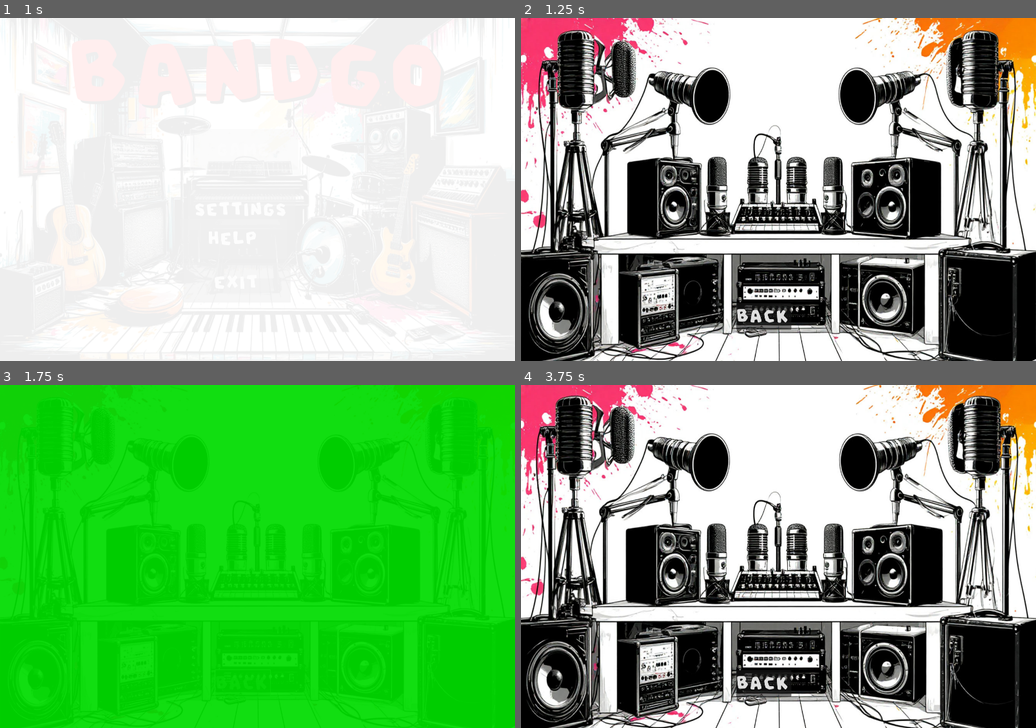
Above: before the commit, frames 1-4 (two rows, left to right).
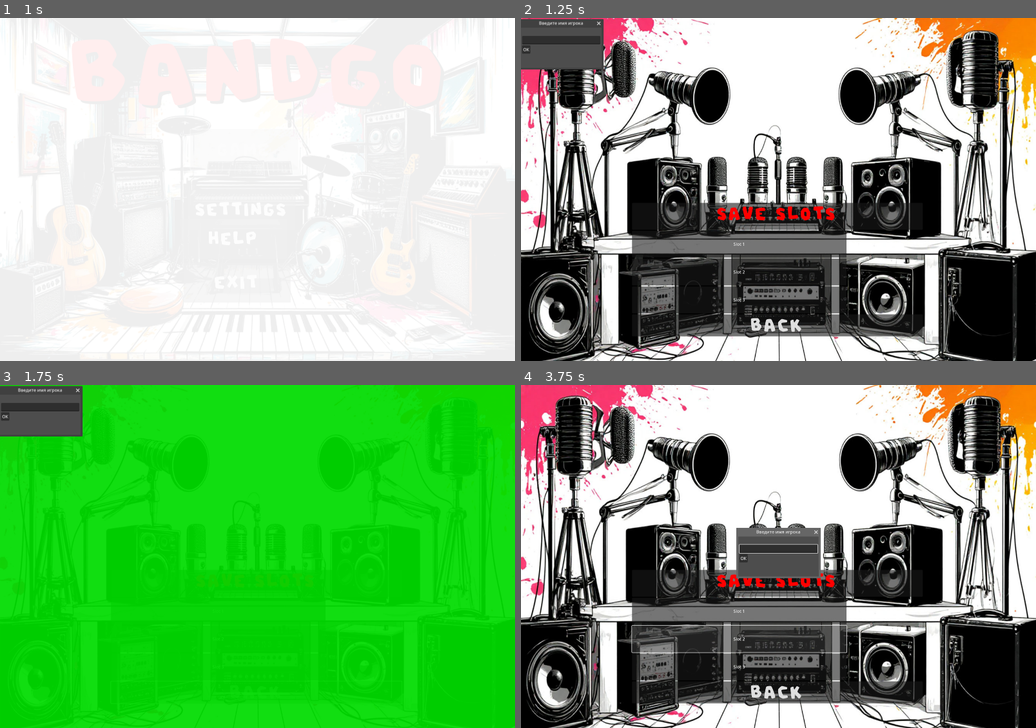
Above: after the commit, the same moments.

Repository: otumno/Bandgo
Game: Godot game, scene res://project/scenes/StartMenu.tscn
Same seed, same stepped clock (60 frames per second), same inputs: the game is played once before the commit and once after it.
Inputs (mouse positions are in pixels of both pictures, inside the frame that each line leads up to):
- Up to frame 1 (1 s): click "GAME" at 0.5 s
- Up to frame 2 (1.25 s): no input
- Up to frame 3 (1.75 s): click "BACK" at 1.25 s
- Up to frame 4 (3.75 s): click "GAME" at 2 s; click (737, 611) at 2.75 s, where only the run after the commit has a clickable "Slot 1"; click (737, 638) at 3.5 s, where only the run after the commit has a clickable "Slot 2"

Frame 1 is identical in both runs. In frame 2, 12% of the frame differs, in the area x 0-79%, y 0-93%; in frame 3, 2.4%; in frame 4, 13%, in the area x 21-79%, y 41-93%.

Commit message:
norm version with saveslot system

Diff:
--- a/default_bus_layout.tres
+++ b/default_bus_layout.tres
@@ -1,33 +1,27 @@
 [gd_resource type="AudioBusLayout" format=3 uid="uid://duvvk0m6lfcp"]
 
 [resource]
-bus/1/name = &"Master 2"
+bus/1/name = &"Music"
 bus/1/solo = false
 bus/1/mute = false
 bus/1/bypass_fx = false
 bus/1/volume_db = 0.0
 bus/1/send = &"Master"
-bus/2/name = &"Music"
+bus/2/name = &"SFX"
 bus/2/solo = false
 bus/2/mute = false
 bus/2/bypass_fx = false
 bus/2/volume_db = 0.0
 bus/2/send = &"Master"
-bus/3/name = &"SFX"
+bus/3/name = &"Instruments"
 bus/3/solo = false
 bus/3/mute = false
 bus/3/bypass_fx = false
 bus/3/volume_db = 0.0
 bus/3/send = &"Master"
-bus/4/name = &"game_sfx"
+bus/4/name = &"Metronome"
 bus/4/solo = false
 bus/4/mute = false
 bus/4/bypass_fx = false
 bus/4/volume_db = 0.0
 bus/4/send = &"Master"
-bus/5/name = &"metronome"
-bus/5/solo = false
-bus/5/mute = false
-bus/5/bypass_fx = false
-bus/5/volume_db = 0.0
-bus/5/send = &"Master"
--- a/project.godot
+++ b/project.godot
@@ -1,3 +1,11 @@
+; Engine configuration file.
+; It's best edited using the editor UI and not directly,
+; since the parameters that go here are not all obvious.
+;
+; Format:
+;   [section] ; section goes between []
+;   param=value ; assign values to parameters
+
 config_version=5
 
 [application]
@@ -9,6 +17,7 @@
 
 [autoload]
 
+SaveSystem="*res://project/scripts/SaveSystem.gd"
 AudioManager="*res://project/scenes/AudioManagerScene.tscn"
 
 [display]
--- a/project/scenes/SlotSelection.tscn
+++ b/project/scenes/SlotSelection.tscn
@@ -1,13 +1,19 @@
-[gd_scene load_steps=7 format=3 uid="uid://qjnkpl6bhcep"]
+[gd_scene load_steps=11 format=3 uid="uid://qjnkpl6bhcep"]
 
 [ext_resource type="Texture2D" uid="uid://c78ngijy4vill" path="res://project/assets/textures/39e37952158211f09aa8b6d248c3352f_1.jpg" id="1_87qkm"]
 [ext_resource type="Script" uid="uid://chnxutp3hdm6t" path="res://project/scripts/SceneAudioHandler.gd" id="1_776cj"]
 [ext_resource type="Script" uid="uid://c76uhy1vlvt8" path="res://project/scripts/PulsingBackground.gd" id="2_348qi"]
+[ext_resource type="Script" uid="uid://bffb657h6t2gn" path="res://project/scripts/SlotManager.gd" id="2_c52xp"]
+[ext_resource type="Script" uid="uid://dcgkg1reedxbq" path="res://project/scripts/NameInputDialog.gd" id="3_4mv2h"]
 [ext_resource type="Theme" uid="uid://3pqwyww8rrpc" path="res://project/themes/new_theme.tres" id="3_da7fl"]
 [ext_resource type="Script" uid="uid://dthlr8d31egeg" path="res://project/scripts/SceneTransitionButton.gd" id="4_5frhp"]
+[ext_resource type="Script" uid="uid://d02vsupk4imt1" path="res://project/scripts/SlotSelection.gd" id="4_vuudk"]
 [ext_resource type="AudioStream" uid="uid://b3frfc43b7rdu" path="res://project/assets/sounds/zapsplat_musical_guitar_acoustic_nylon_grab_neck_strings_002_56231.mp3" id="5_att4u"]
+[ext_resource type="Script" uid="uid://dfp4jo1lbqtik" path="res://project/scripts/ConfirmationDialog.gd" id="7_776cj"]
 
-[node name="SlotSelection" type="Node2D"]
+[node name="SlotSelection" type="Control"]
+layout_mode = 3
+anchors_preset = 0
 script = ExtResource("1_776cj")
 
 [node name="TextureRect" type="TextureRect" parent="."]
@@ -20,11 +26,80 @@
 max_scale = 1.01
 metadata/_edit_lock_ = true
 
-[node name="Button" type="Button" parent="."]
-offset_left = 802.0
-offset_top = 1064.0
-offset_right = 985.0
-offset_bottom = 1163.0
+[node name="SlotManager" type="Control" parent="."]
+anchors_preset = 0
+script = ExtResource("2_c52xp")
+
+[node name="SlotUI" type="VBoxContainer" parent="SlotManager"]
+unique_name_in_owner = true
+offset_left = 414.0
+offset_top = 690.0
+offset_right = 1498.0
+offset_bottom = 1202.0
+script = ExtResource("4_vuudk")
+
+[node name="Panel" type="Panel" parent="SlotManager/SlotUI"]
+custom_minimum_size = Vector2(0, 100)
+layout_mode = 2
+
+[node name="Title" type="Label" parent="SlotManager/SlotUI/Panel"]
+layout_mode = 2
+offset_top = 4.0
+offset_right = 1083.0
+offset_bottom = 78.0
+theme = ExtResource("3_da7fl")
+theme_override_colors/font_color = Color(1, 0, 0, 1)
+text = "SAVE SLOTS"
+horizontal_alignment = 1
+vertical_alignment = 1
+
+[node name="HBoxContainer" type="HBoxContainer" parent="SlotManager/SlotUI"]
+unique_name_in_owner = true
+custom_minimum_size = Vector2(0, 100)
+layout_mode = 2
+
+[node name="Slot1Button" type="Button" parent="SlotManager/SlotUI/HBoxContainer"]
+unique_name_in_owner = true
+custom_minimum_size = Vector2(800, 0)
+layout_mode = 2
+
+[node name="DeleteSlot1" type="Button" parent="SlotManager/SlotUI/HBoxContainer"]
+unique_name_in_owner = true
+custom_minimum_size = Vector2(280, 0)
+layout_mode = 2
+
+[node name="HBoxContainer2" type="HBoxContainer" parent="SlotManager/SlotUI"]
+unique_name_in_owner = true
+custom_minimum_size = Vector2(0, 100)
+layout_mode = 2
+
+[node name="Slot2Button" type="Button" parent="SlotManager/SlotUI/HBoxContainer2"]
+unique_name_in_owner = true
+custom_minimum_size = Vector2(800, 0)
+layout_mode = 2
+
+[node name="DeleteSlot2" type="Button" parent="SlotManager/SlotUI/HBoxContainer2"]
+unique_name_in_owner = true
+custom_minimum_size = Vector2(280, 0)
+layout_mode = 2
+
+[node name="HBoxContainer3" type="HBoxContainer" parent="SlotManager/SlotUI"]
+unique_name_in_owner = true
+custom_minimum_size = Vector2(0, 100)
+layout_mode = 2
+
+[node name="Slot3Button" type="Button" parent="SlotManager/SlotUI/HBoxContainer3"]
+unique_name_in_owner = true
+custom_minimum_size = Vector2(800, 0)
+layout_mode = 2
+
+[node name="DeleteSlot3" type="Button" parent="SlotManager/SlotUI/HBoxContainer3"]
+unique_name_in_owner = true
+custom_minimum_size = Vector2(280, 0)
+layout_mode = 2
+
+[node name="BackButton" type="Button" parent="SlotManager/SlotUI"]
+layout_mode = 2
 theme = ExtResource("3_da7fl")
 action_mode = 0
 text = "BACK"
@@ -34,3 +109,51 @@
 transition_duration = 0.5
 fade_color = Color(0, 0.86269, 1.15514e-06, 1)
 metadata/_edit_use_anchors_ = true
+
+[node name="ConfirmDialog" type="ConfirmationDialog" parent="SlotManager"]
+unique_name_in_owner = true
+script = ExtResource("7_776cj")
+
+[node name="VBoxContainer" type="VBoxContainer" parent="SlotManager/ConfirmDialog"]
+offset_right = 135.0
+offset_bottom = 58.0
+
+[node name="MessageLabel" type="Label" parent="SlotManager/ConfirmDialog/VBoxContainer"]
+layout_mode = 2
+
+[node name="HBoxContainer" type="HBoxContainer" parent="SlotManager/ConfirmDialog/VBoxContainer"]
+layout_mode = 2
+
+[node name="CancelButton" type="Button" parent="SlotManager/ConfirmDialog/VBoxContainer/HBoxContainer"]
+layout_mode = 2
+text = "Cancel"
+
+[node name="ConfirmButton" type="Button" parent="SlotManager/ConfirmDialog/VBoxContainer/HBoxContainer"]
+layout_mode = 2
+text = "Confirm"
+
+[node name="NameDialog" type="Window" parent="SlotManager"]
+unique_name_in_owner = true
+position = Vector2i(0, 36)
+script = ExtResource("3_4mv2h")
+
+[node name="VBoxContainer" type="VBoxContainer" parent="SlotManager/NameDialog"]
+offset_left = 4.0
+offset_top = 4.0
+offset_right = 296.0
+offset_bottom = 146.0
+
+[node name="Label" type="Label" parent="SlotManager/NameDialog/VBoxContainer"]
+layout_mode = 2
+
+[node name="NameEdit" type="LineEdit" parent="SlotManager/NameDialog/VBoxContainer"]
+unique_name_in_owner = true
+layout_mode = 2
+
+[node name="HBoxContainer" type="HBoxContainer" parent="SlotManager/NameDialog/VBoxContainer"]
+layout_mode = 2
+
+[node name="OKButton" type="Button" parent="SlotManager/NameDialog/VBoxContainer/HBoxContainer"]
+unique_name_in_owner = true
+layout_mode = 2
+text = "ОК"
--- /dev/null
+++ b/project/scripts/ConfirmationDialog.gd
@@ -0,0 +1,21 @@
+extends ConfirmationDialog
+
+@onready var message_label: Label = $VBoxContainer/MessageLabel
+@onready var cancel_button: Button = $VBoxContainer/HBoxContainer/CancelButton
+@onready var confirm_button: Button = $VBoxContainer/HBoxContainer/ConfirmButton
+
+func _ready() -> void:
+	# Настройка кнопок
+	cancel_button.pressed.connect(_on_cancel_pressed)
+	confirm_button.pressed.connect(_on_confirm_pressed)
+
+func show_confirmation(message: String) -> void:
+	message_label.text = message
+	popup_centered()
+
+func _on_cancel_pressed() -> void:
+	hide()
+
+func _on_confirm_pressed() -> void:
+	confirmed.emit()
+	hide()
--- /dev/null
+++ b/project/scripts/Game.gd
@@ -0,0 +1,19 @@
+extends Node2D
+
+@onready var player_name_label: Label = %PlayerNameLabel
+@onready var fame_label: Label = %FameLabel
+
+func _ready() -> void:
+	update_player_info()
+	if SaveSystem.player_name.is_empty():
+		get_tree().change_scene_to_file("res://scenes/SlotSelection.tscn")
+
+func update_player_info() -> void:
+	player_name_label.text = SaveSystem.player_name
+	fame_label.text = "%d Fame" % SaveSystem.fame
+
+func on_click() -> void:
+	SaveSystem.fame += 1
+	update_player_info()
+	if SaveSystem.fame % 10 == 0:
+		SaveSystem.save_game(SaveSystem.current_slot)
--- /dev/null
+++ b/project/scripts/NameInputDialog.gd
@@ -0,0 +1,27 @@
+extends Window
+
+signal name_entered(player_name: String)
+
+@onready var name_edit: LineEdit = %NameEdit
+@onready var ok_button: Button = %OKButton
+
+func _ready() -> void:
+	ok_button.pressed.connect(_on_ok_pressed)
+	name_edit.text_submitted.connect(_on_text_submitted)
+
+func show_input() -> void:
+	name_edit.text = ""
+	popup_centered()
+	name_edit.grab_focus()
+
+func _on_ok_pressed() -> void:
+	_submit_name()
+
+func _on_text_submitted(_new_text: String) -> void:
+	_submit_name()
+
+func _submit_name() -> void:
+	var player_name = name_edit.text.strip_edges()
+	if !player_name.is_empty():
+		name_entered.emit(player_name)
+		hide()
--- /dev/null
+++ b/project/scripts/SaveSystem.gd
@@ -0,0 +1,57 @@
+extends Node
+
+const SAVE_PATH := "user://save_data_%d.dat"  # Используем := для типизированных констант
+
+var current_slot : int = 0
+var player_name : String = ""
+var fame : int = 0
+
+func save_game(slot: int) -> bool:
+	var save_data := {
+		"player_name": player_name,
+		"fame": fame,
+		"timestamp": Time.get_unix_time_from_system()  # Заменяем OS на Time
+	}
+
+	var file := FileAccess.open(SAVE_PATH % slot, FileAccess.WRITE)
+	if file:
+		file.store_var(save_data)
+		return true
+	else:
+		push_error("Error saving game: ", FileAccess.get_open_error())
+		return false
+
+func load_game(slot: int) -> bool:
+	if not FileAccess.file_exists(SAVE_PATH % slot):
+		return false
+
+	var file := FileAccess.open(SAVE_PATH % slot, FileAccess.READ)
+	if file:
+		var save_data = file.get_var()
+		player_name = save_data["player_name"]
+		fame = save_data["fame"]
+		current_slot = slot
+		return true
+	else:
+		push_error("Error loading game: ", FileAccess.get_open_error())
+		return false
+
+func delete_save(slot: int) -> bool:
+	if FileAccess.file_exists(SAVE_PATH % slot):
+		DirAccess.remove_absolute(SAVE_PATH % slot)  # Заменяем Directory на DirAccess
+		return true
+	return false
+
+func get_save_info(slot: int) -> Dictionary:
+	if not FileAccess.file_exists(SAVE_PATH % slot):
+		return {}
+
+	var file := FileAccess.open(SAVE_PATH % slot, FileAccess.READ)
+	if file:
+		var save_data = file.get_var()
+		return {
+			"player_name": save_data["player_name"],
+			"fame": save_data["fame"],
+			"timestamp": save_data.get("timestamp", 0)
+		}
+	return {}
--- /dev/null
+++ b/project/scripts/SlotManager.gd
@@ -0,0 +1,150 @@
+extends Control
+
+signal game_loaded(slot_number: int)
+signal save_deleted(slot_number: int)
+
+# Элементы UI с альтернативной инициализацией
+@onready var slot_buttons: Array[Button] = [
+	find_child("Slot1Button"),
+	find_child("Slot2Button"),
+	find_child("Slot3Button")
+]
+
+@onready var delete_buttons: Array[Button] = [
+	find_child("DeleteSlot1"),
+	find_child("DeleteSlot2"),
+	find_child("DeleteSlot3")
+]
+
+@onready var back_button: Button = find_child("BackButton")
+@onready var confirm_dialog: ConfirmationDialog = find_child("ConfirmDialog")
+@onready var name_dialog: Window = find_child("NameDialog")
+@onready var name_input: LineEdit = find_child("NameEdit")
+@onready var name_ok_button: Button = find_child("OKButton")
+
+var current_slot := 0
+
+func _ready() -> void:
+	# Проверка инициализации
+	if not _validate_ui_elements():
+		push_error("Не удалось инициализировать все UI элементы!")
+		print_uninitialized_elements()
+		queue_free()
+		return
+
+	# Настройка
+	_setup_dialogs()
+	_connect_signals()
+	update_slots_display()
+
+func _validate_ui_elements() -> bool:
+	# Проверяем кнопки слотов
+	for i in 3:
+		if not is_instance_valid(slot_buttons[i]):
+			return false
+		if not is_instance_valid(delete_buttons[i]):
+			return false
+
+	# Проверяем остальные элементы
+	return (is_instance_valid(back_button) and
+			is_instance_valid(confirm_dialog) and
+			is_instance_valid(name_dialog) and
+			is_instance_valid(name_input) and
+			is_instance_valid(name_ok_button))
+
+func print_uninitialized_elements() -> void:
+	var missing := []
+
+	for i in 3:
+		if not is_instance_valid(slot_buttons[i]):
+			missing.append("Slot%dButton" % (i+1))
+		if not is_instance_valid(delete_buttons[i]):
+			missing.append("DeleteSlot%d" % (i+1))
+
+	if not is_instance_valid(back_button):
+		missing.append("BackButton")
+	if not is_instance_valid(confirm_dialog):
+		missing.append("ConfirmDialog")
+	if not is_instance_valid(name_dialog):
+		missing.append("NameDialog")
+	if not is_instance_valid(name_input):
+		missing.append("NameEdit")
+	if not is_instance_valid(name_ok_button):
+		missing.append("OKButton")
+
+	push_error("Отсутствующие элементы: ", missing)
+
+func _setup_dialogs() -> void:
+	# Настройка диалога подтверждения
+	confirm_dialog.dialog_autowrap = true
+	confirm_dialog.get_label().horizontal_alignment = HORIZONTAL_ALIGNMENT_CENTER
+	confirm_dialog.get_ok_button().text = "Удалить"
+	confirm_dialog.get_cancel_button().text = "Отмена"
+
+	# Настройка диалога ввода имени
+	name_dialog.title = "Введите имя игрока"
+	name_dialog.size = Vector2(300, 150)
+
+func _connect_signals() -> void:
+	# Подключаем кнопки слотов
+	for i in 3:
+		slot_buttons[i].pressed.connect(_on_slot_pressed.bind(i + 1))
+		delete_buttons[i].pressed.connect(_on_delete_pressed.bind(i + 1))
+
+	# Другие элементы
+	back_button.pressed.connect(_on_back_pressed)
+	name_ok_button.pressed.connect(_on_name_confirmed)
+	name_input.text_submitted.connect(_on_name_submitted)
+
+func update_slots_display() -> void:
+	for i in 3:
+		var slot_num := i + 1
+		var save_info := SaveSystem.get_save_info(slot_num)
+
+		if save_info.is_empty():
+			slot_buttons[i].text = "Slot %d" % slot_num
+			delete_buttons[i].visible = false
+		else:
+			slot_buttons[i].text = "%s\n%d Fame" % [
+				save_info["player_name"],
+				save_info["fame"]
+			]
+			delete_buttons[i].visible = true
+
+func _on_slot_pressed(slot_number: int) -> void:
+	var save_info := SaveSystem.get_save_info(slot_number)
+	if save_info.is_empty():
+		current_slot = slot_number
+		name_input.text = ""
+		name_dialog.popup_centered()
+		name_input.grab_focus()
+	else:
+		if SaveSystem.load_game(slot_number):
+			game_loaded.emit(slot_number)
+
+func _on_delete_pressed(slot_number: int) -> void:
+	confirm_dialog.dialog_text = "Удалить сохранение в слоте %d?\nЭто действие нельзя отменить!" % slot_number
+	confirm_dialog.popup_centered()
+
+	var confirmed: bool = await confirm_dialog.confirmed
+	if confirmed and SaveSystem.delete_save(slot_number):
+		save_deleted.emit(slot_number)
+		update_slots_display()
+
+func _on_name_confirmed() -> void:
+	_process_name_input()
+
+func _on_name_submitted(_text: String) -> void:
+	_process_name_input()
+
+func _process_name_input() -> void:
+	var player_name := name_input.text.strip_edges()
+	if not player_name.is_empty():
+		SaveSystem.player_name = player_name
+		SaveSystem.fame = 0
+		if SaveSystem.save_game(current_slot):
+			name_dialog.hide()
+			game_loaded.emit(current_slot)
+
+func _on_back_pressed() -> void:
+	get_tree().change_scene_to_file("res://scenes/MainMenu.tscn")
--- /dev/null
+++ b/project/scripts/SlotSelection.gd
@@ -0,0 +1,2 @@
+extends VBoxContainer
+# Больше не нужны сигналы, так как управление через SlotManager
Not shown, added: project/scripts/ConfirmationDialog.gd.uid
Not shown, added: project/scripts/Game.gd.uid
Not shown, added: project/scripts/NameInputDialog.gd.uid
Not shown, added: project/scripts/SaveSystem.gd.uid
Not shown, added: project/scripts/SlotManager.gd.uid
Not shown, added: project/scripts/SlotSelection.gd.uid
